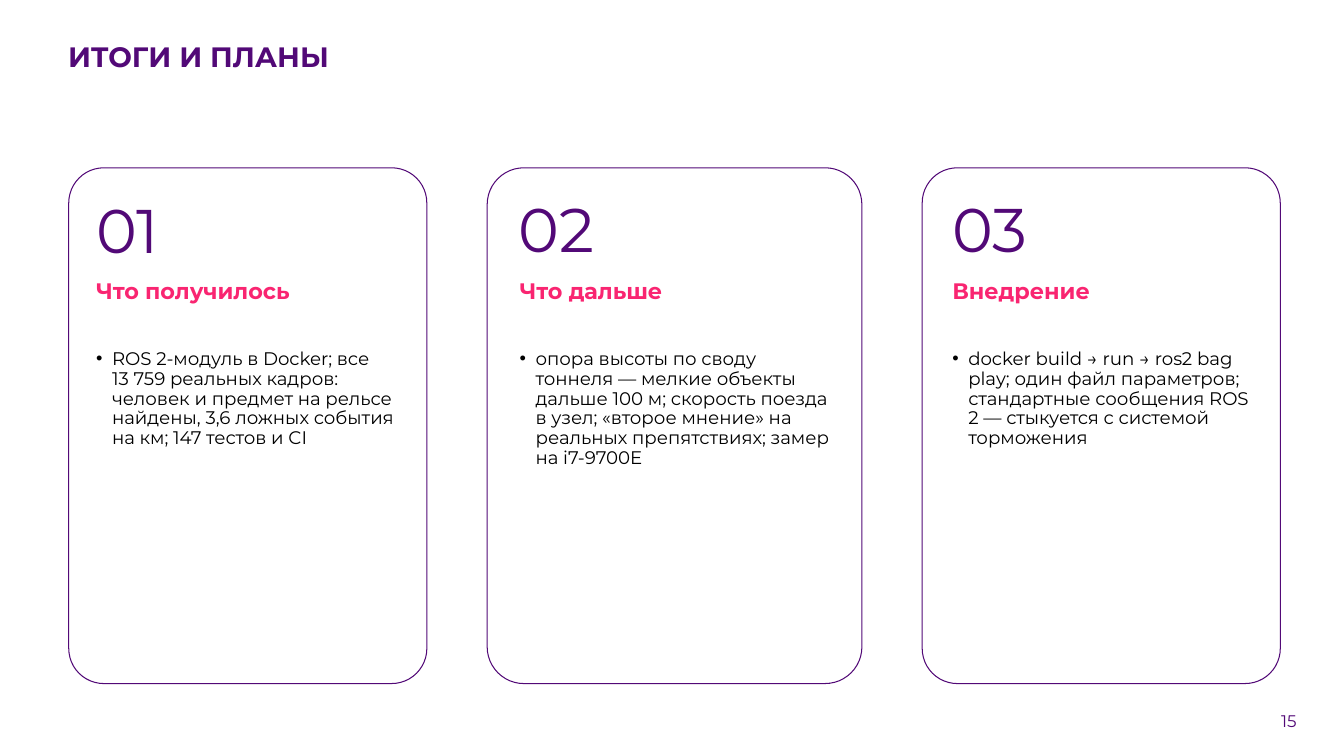
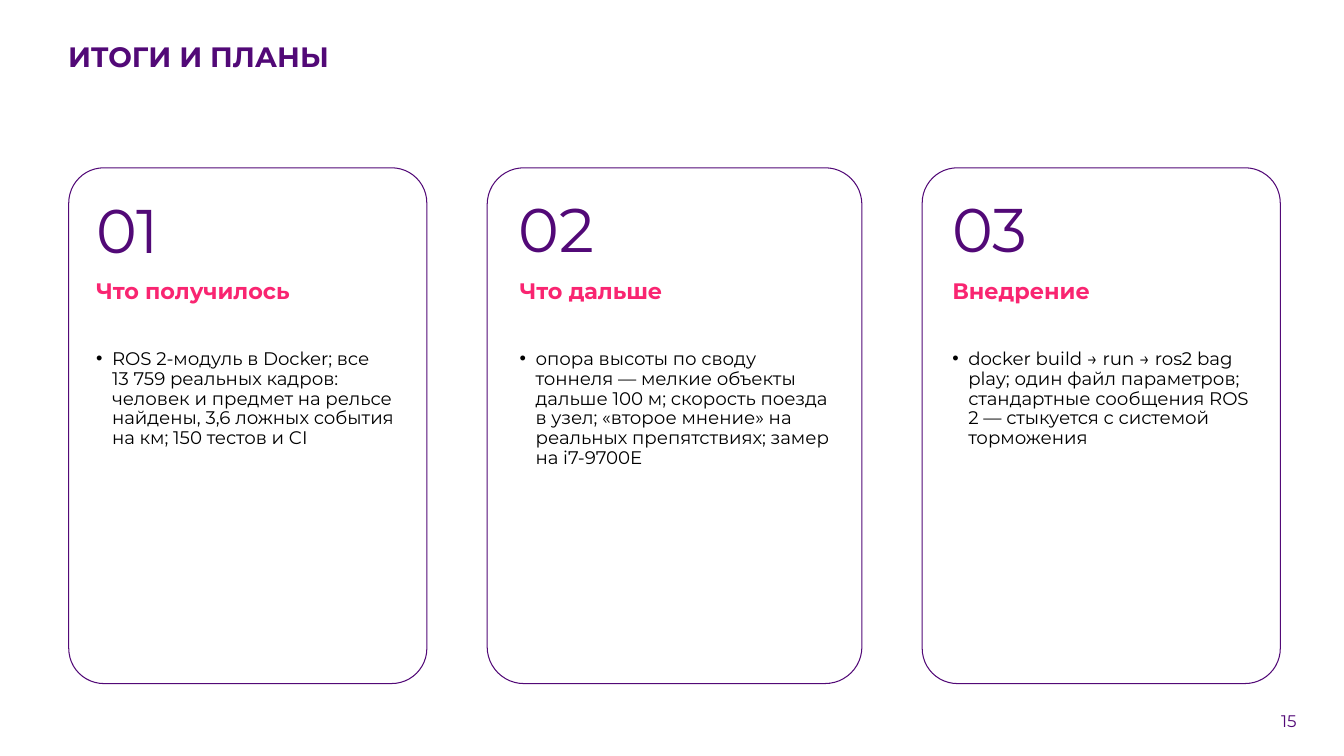
Before and after one commit to pmixay/ReSense, a slide deck: slide 15 of docs/presentation/ReSense_LCT2026.pptx. Drawn at 1344x756 pixels with LibreOffice and Linux fonts; fonts in the diff are those of the drawing; background and template pictures are left out. Boxes give left, top, right and bottom in pixels: in the first picture for what was removed or moved away, otherwise in the second. Text is boxed around its words. In the diff, an @@ line names an element or a change of style, - is before the commit and + after.

```diff
--- a/docs/presentation/ReSense_LCT2026.pptx
+++ b/docs/presentation/ReSense_LCT2026.pptx
@@ text at (112, 351, 394, 447): text changed @@
-• ROS 2-модуль в Docker; все 13 759 реальных кадров: человек и предмет на рельсе найдены, 3,6 ложных события на км; 147 тестов и CI
+• ROS 2-модуль в Docker; все 13 759 реальных кадров: человек и предмет на рельсе найдены, 3,6 ложных события на км; 150 тестов и CI
```
Also in this commit, not shown: 2 other slides changed, 1 other file.
